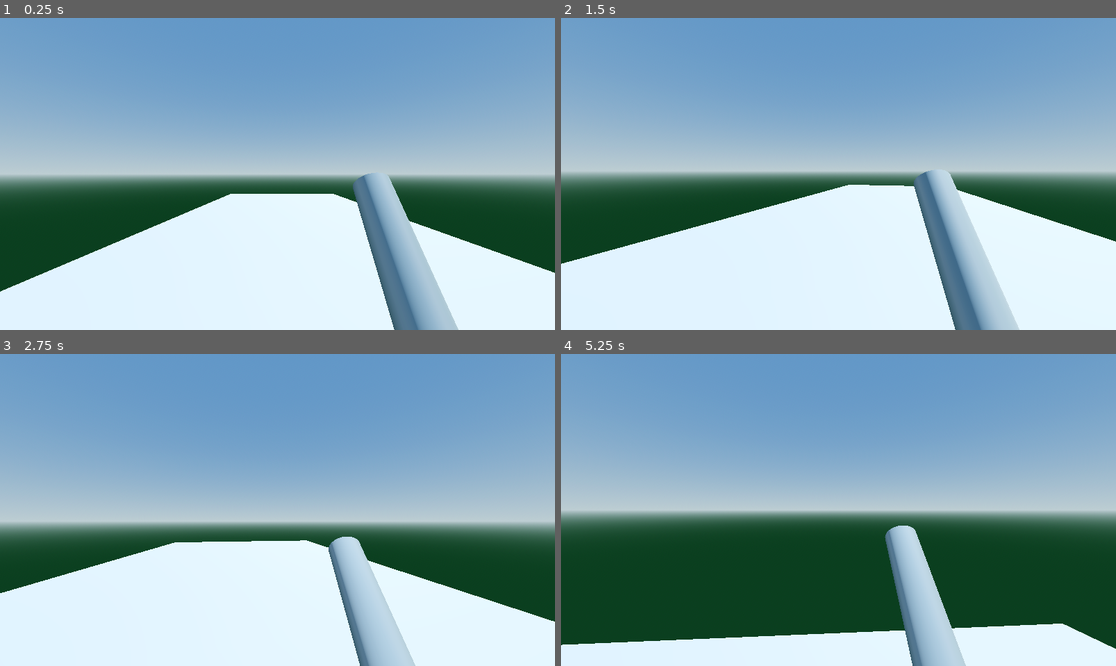
Above: before the commit, frames 1-4 (two rows, left to right).
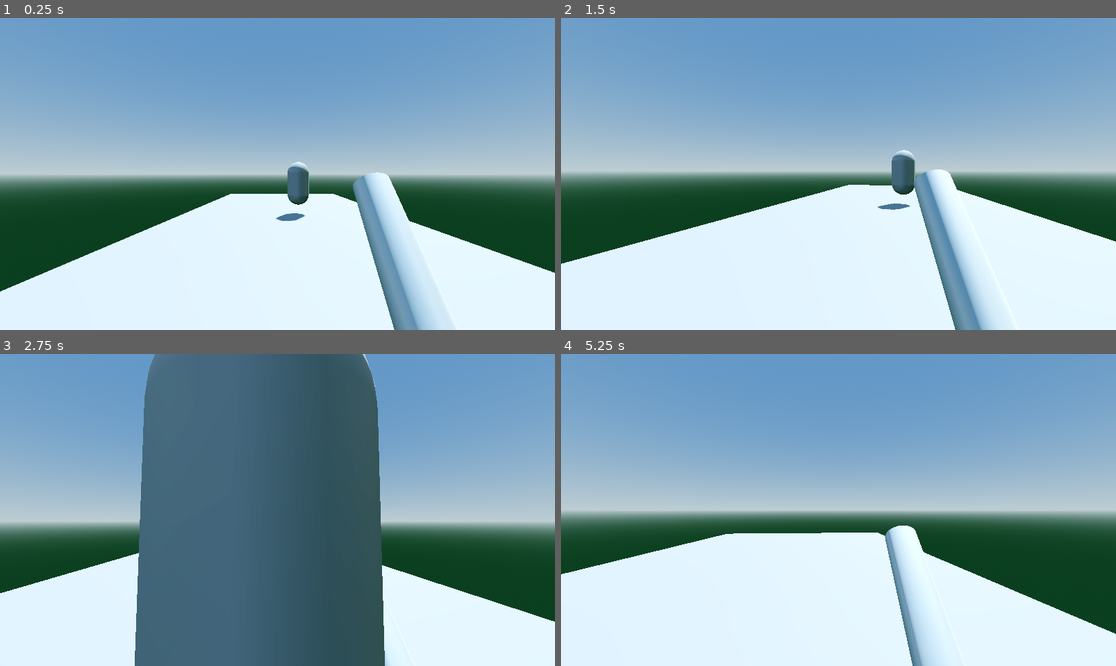
Above: after the commit, the same moments.

Repository: amaironi/CISC2540-Labs
Game: Godot game, scene res://Lab4.tscn
The game is run twice, just before and just after one commit, with the same random seed, the same clock (stepped at 60 frames per second) and the same inputs.
Inputs (mouse positions are in pixels of both pictures, inside the frame that each line leads up to):
- Up to frame 1 (0.25 s): no input
- Up to frame 2 (1.5 s): tap Enter (ui_accept) at 0.5, 0.77 s; move the mouse to (960, 158) at 0.52 s; hold Right (ui_right) 0.53-1.28 s; tap Shift (Swing) at 0.6, 1.35 s; click (960, 158) at 0.67 s; move the mouse to (810, 174) at 1.27 s; hold Up (ui_up) from 1.28 s (still down)
- Up to frame 3 (2.75 s): keep holding Up (ui_up); tap Enter (ui_accept) at 1.52 s; move the mouse to (288, 503) at 2.02 s; tap Shift (Swing) at 2.1 s
- Up to frame 4 (5.25 s): keep holding Up (ui_up); move the mouse to (832, 516) at 2.77 s; tap Shift (Swing) every 0.75 s from 2.85 to 5.1 s; tap Enter (ui_accept) at 3.02, 3.77, 4.52 s; move the mouse to (877, 513) at 3.52 s; move the mouse to (794, 506) at 4.27 s; move the mouse to (844, 510) at 5.02 s

The runs differ from the first frame. In frame 1, 4.9% of the frame differs, in the area x 49-83%, y 46-100%; in frame 2, 5.0%; in frame 3, 43%, in the area x 24-75%, y 0-100%; in frame 4, 25%.

Commit message:
Added an enemy

Diff:
--- a/lab4/Lab4.tscn
+++ b/lab4/Lab4.tscn
@@ -1,7 +1,8 @@
-[gd_scene load_steps=8 format=3 uid="uid://c37avingvjjwb"]
+[gd_scene load_steps=11 format=3 uid="uid://c37avingvjjwb"]
 
 [ext_resource type="Script" uid="uid://rse6oguy6p4n" path="res://character_body_3d.gd" id="1_adly7"]
 [ext_resource type="PackedScene" uid="uid://dkityrj2ltoeo" path="res://sword.tscn" id="2_ew2x3"]
+[ext_resource type="Script" uid="uid://ch2l3gql21073" path="res://enemy.gd" id="3_jnyfl"]
 
 [sub_resource type="ProceduralSkyMaterial" id="ProceduralSkyMaterial_ew2x3"]
 sky_top_color = Color(0.297565, 0.458507, 0.647883, 1)
@@ -21,6 +22,10 @@
 [sub_resource type="CapsuleShape3D" id="CapsuleShape3D_2r4uw"]
 
 [sub_resource type="CapsuleMesh" id="CapsuleMesh_bhwkl"]
+
+[sub_resource type="CapsuleShape3D" id="CapsuleShape3D_ew2x3"]
+
+[sub_resource type="CapsuleMesh" id="CapsuleMesh_jnyfl"]
 
 [node name="Node3D" type="Node3D"]
 
@@ -58,4 +63,14 @@
 [node name="Sword" parent="CharacterBody3D/neck" instance=ExtResource("2_ew2x3")]
 transform = Transform3D(1, 0, 0, 0, 1, 0, 0, 0, 1, 0.446125, -0.502171, -1.1)
 
+[node name="RigidBody3D" type="RigidBody3D" parent="."]
+transform = Transform3D(1, 0, 0, 0, 1, 0, 0, 0, 1, -1.11838, 1.33074, -10.5708)
+script = ExtResource("3_jnyfl")
+
+[node name="CollisionShape3D" type="CollisionShape3D" parent="RigidBody3D"]
+shape = SubResource("CapsuleShape3D_ew2x3")
+
+[node name="MeshInstance3D" type="MeshInstance3D" parent="RigidBody3D/CollisionShape3D"]
+mesh = SubResource("CapsuleMesh_jnyfl")
+
 [editable path="CharacterBody3D/neck/Sword"]
--- /dev/null
+++ b/lab4/enemy.gd
@@ -0,0 +1,23 @@
+extends RigidBody3D
+
+
+# Called when the node enters the scene tree for the first time.
+func _ready() -> void:
+	pass # Replace with function body.
+
+
+# Called every frame. 'delta' is the elapsed time since the previous frame.
+func _process(delta: float) -> void:
+	if position.x > $"../CharacterBody3D".position.x:
+		position.x -= 2*delta
+	elif position.x == $"../CharacterBody3D".position.x:
+		pass
+	else:
+		position.x += 2*delta
+
+	if position.z > $"../CharacterBody3D".position.z:
+		position.z -= 2*delta
+	elif position.z == $"../CharacterBody3D".position.z:
+		pass
+	else:
+		position.z += 2*delta
--- a/lab4/sword.tscn
+++ b/lab4/sword.tscn
@@ -63,6 +63,12 @@
 
 [sub_resource type="CylinderMesh" id="CylinderMesh_o8xsq"]
 
+[sub_resource type="StandardMaterial3D" id="StandardMaterial3D_o8xsq"]
+metallic = 1.0
+metallic_specular = 1.0
+roughness = 0.87
+refraction_scale = 1.0
+
 [node name="Node3D" type="Node3D"]
 
 [node name="AnimationPlayer" type="AnimationPlayer" parent="."]
@@ -73,3 +79,4 @@
 [node name="MeshInstance3D" type="MeshInstance3D" parent="."]
 transform = Transform3D(0.2, 0, 0, 0, -0.383022, -0.128558, 0, 0.321394, -0.153209, 0, 0, 0)
 mesh = SubResource("CylinderMesh_o8xsq")
+surface_material_override/0 = SubResource("StandardMaterial3D_o8xsq")
Not shown, added: lab4/enemy.gd.uid
Not shown: 1 places in lab4/sword.tscn that only renumber resources
